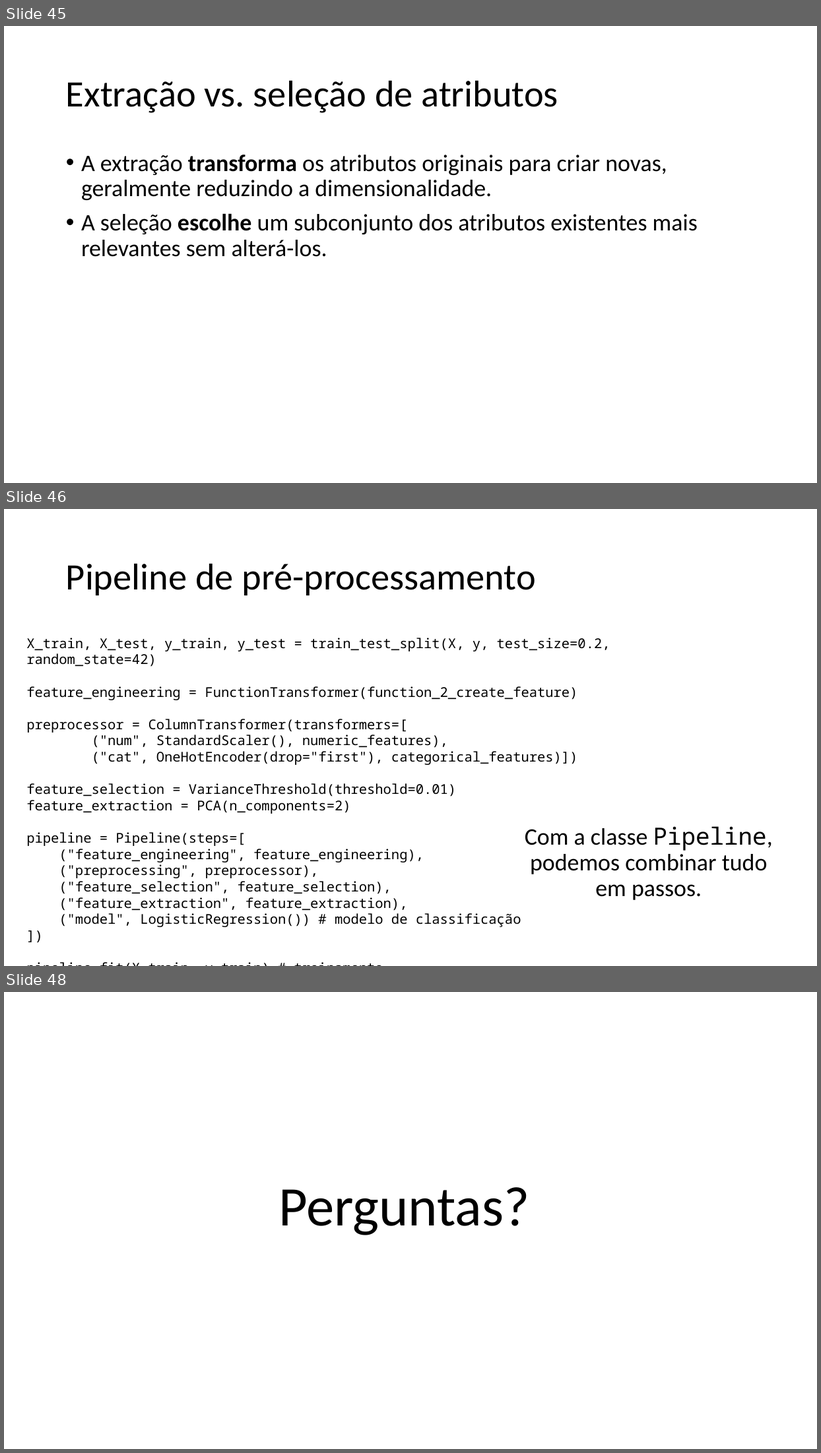
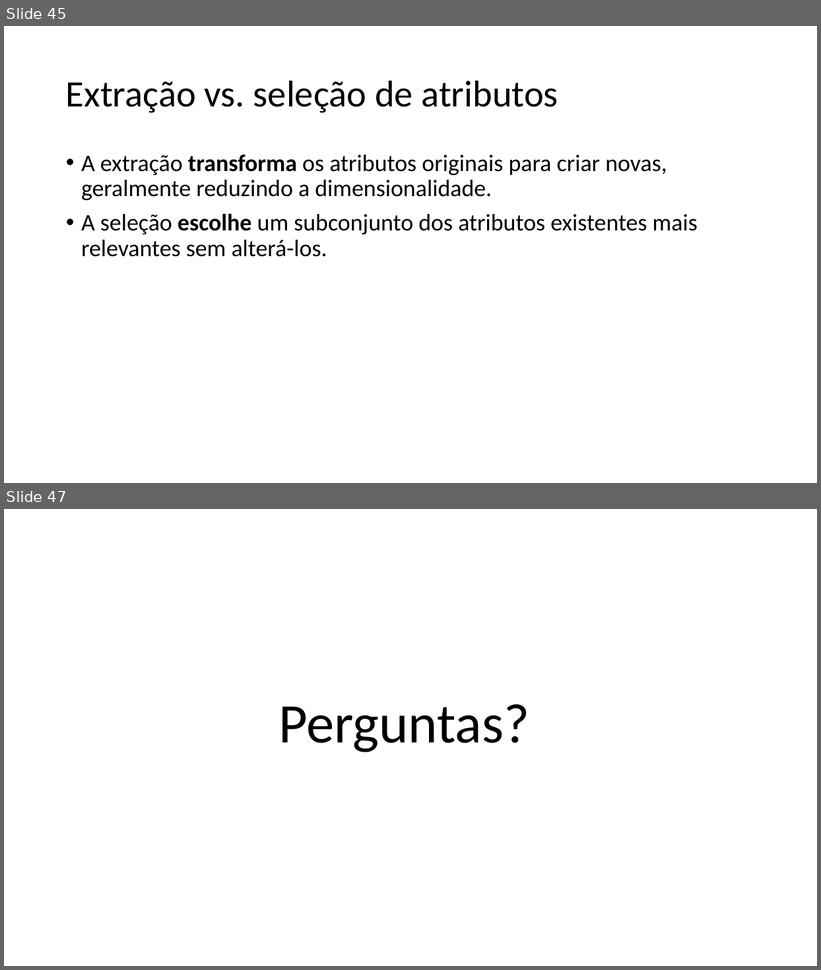
Before and after one commit to zz4fap/c24_inteligencia_artificial, a slide deck: slides/C24_Transformações.pptx. Shown one above the other, each under a label of ours: slides 45, 46 and 48 before the commit, slides 45 and 47 after it; the slides between them are not shown. The pictures are 821x1453 and 821x970 pixels, drawn with LibreOffice and Linux fonts; fonts in the diff are those of the drawing. Boxes give left, top, right and bottom in pixels: in the first picture for what was removed or moved away, otherwise in the second. Text is boxed around its words. In the diff, an @@ line names an element or a change of style, - is before the commit and + after.

```diff
--- a/slides/C24_Transformações.pptx
+++ b/slides/C24_Transformações.pptx
@@ slide 46 removed at (4,509,817,966), background #FFFFFF @@
@@ title removed at (66,563,536,595) @@
-Pipeline de pré-processamento
@@ text removed at (26,638,611,927) @@
-X_train, X_test, y_train, y_test = train_test_split(X, y, test_size=0.2, random_state=42)
-feature_engineering = FunctionTransformer(function_2_create_feature)
-preprocessor = ColumnTransformer(transformers=[
-("num", StandardScaler(), numeric_features),
-("cat", OneHotEncoder(drop="first"), categorical_features)])
-feature_selection = VarianceThreshold(threshold=0.01)
-feature_extraction = PCA(n_components=2)
-pipeline = Pipeline(steps=[
-("feature_engineering", feature_engineering),
-("preprocessing", preprocessor),
-("feature_selection", feature_selection),
-("feature_extraction", feature_extraction),
-("model", LogisticRegression()) # modelo de classificação
-])
-pipeline.fit(X_train, y_train) # treinamento
@@ text removed at (525,826,773,900) @@
-Com a classe Pipeline, podemos combinar tudo em passos.
@@ what was slide 48 is now slide 47 @@
```
Also in this commit, not shown: 3 slides changed, 1 other file.
